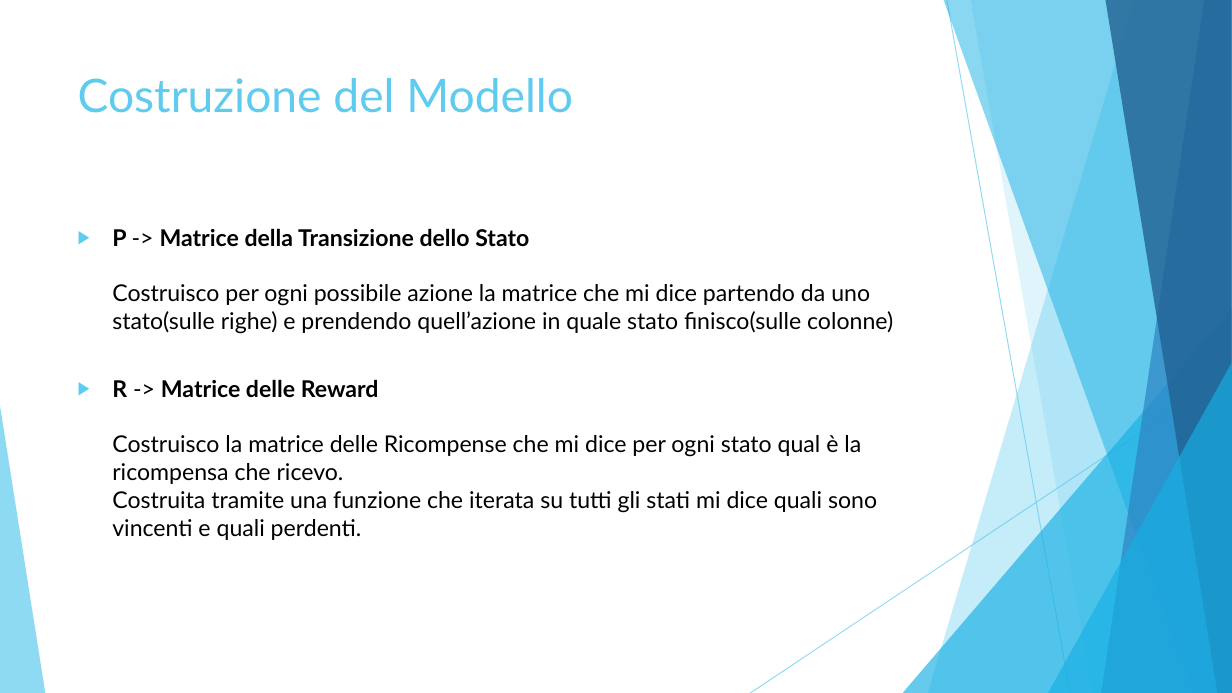
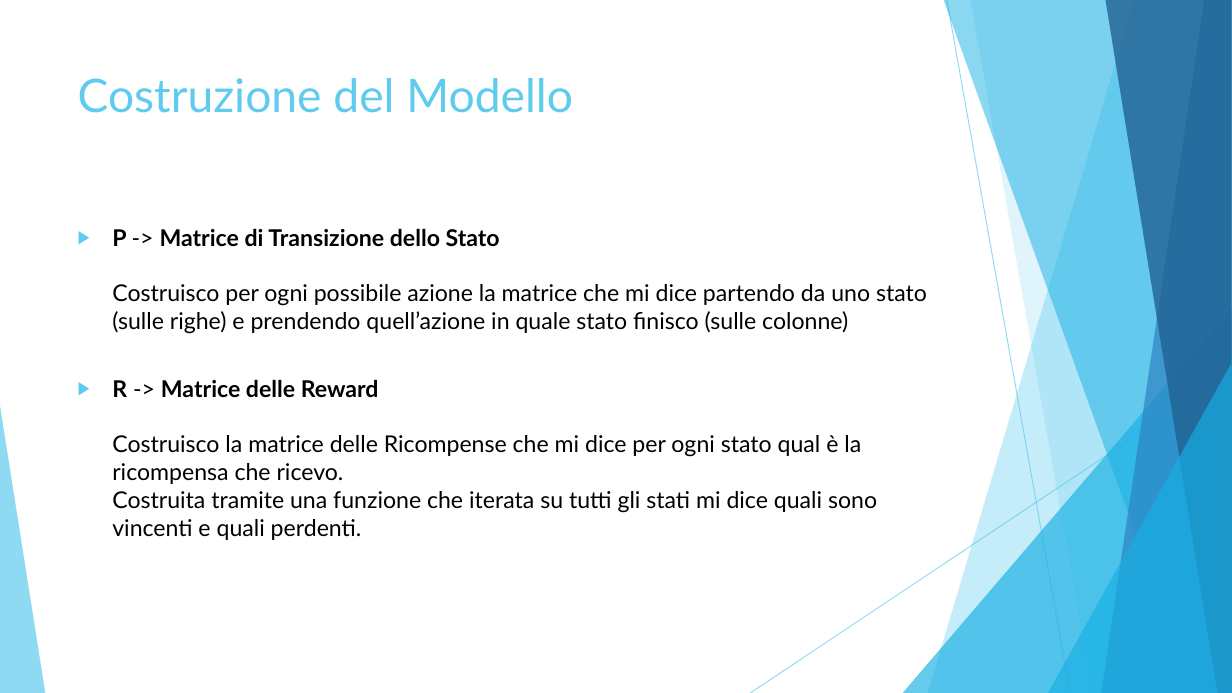
Before and after one commit to simonesinceri/MRL, a slide deck: slide 4 of Presentations/Presentation_Ass2.pptx. Drawn at 1232x693 pixels with LibreOffice and Linux fonts; fonts in the diff are those of the drawing. Boxes give left, top, right and bottom in pixels: in the first picture for what was removed or moved away, otherwise in the second. Text is boxed around its words. In the diff, an @@ line names an element or a change of style, - is before the commit and + after.

```diff
--- a/Presentations/Presentation_Ass2.pptx
+++ b/Presentations/Presentation_Ass2.pptx
@@ text at [112, 228, 927, 334]: text changed @@
-▶ P -> Matrice della Transizione dello Stato
-  Costruisco per ogni possibile azione la matrice che mi dice partendo da uno stato(sulle righe) e prendendo quell’azione in quale stato finisco(sulle colonne)
+▶ P -> Matrice di Transizione dello Stato
+  Costruisco per ogni possibile azione la matrice che mi dice partendo da uno stato (sulle righe) e prendendo quell’azione in quale stato finisco (sulle colonne)
```
Also in this commit, not shown: 6 other files.
